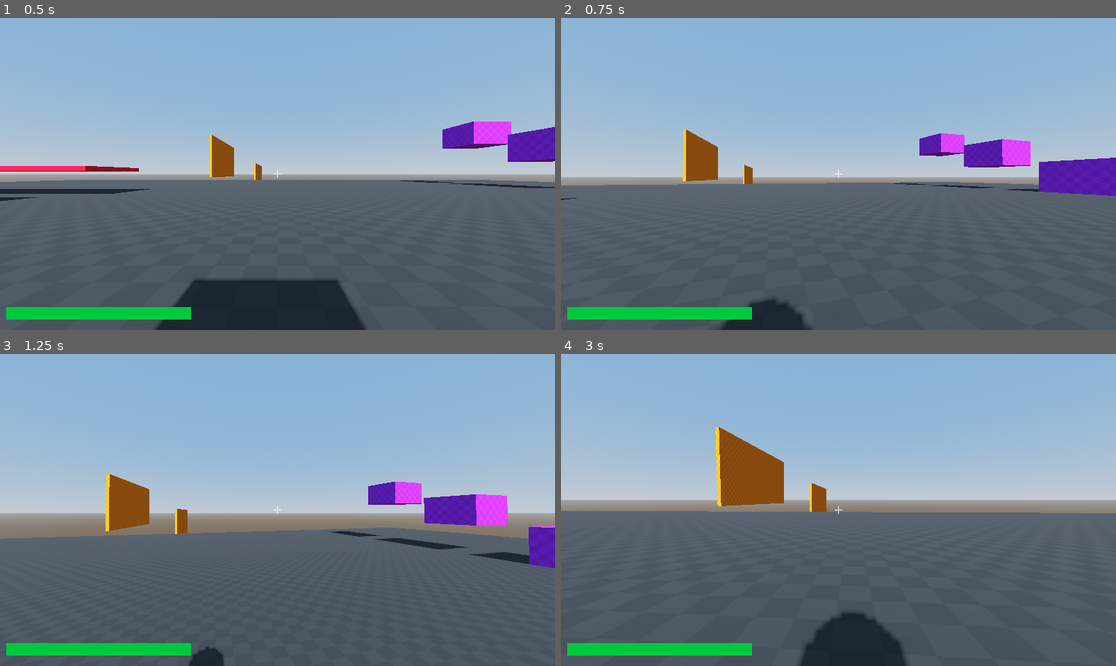
Above: before the commit, frames 1-4 (two rows, left to right).
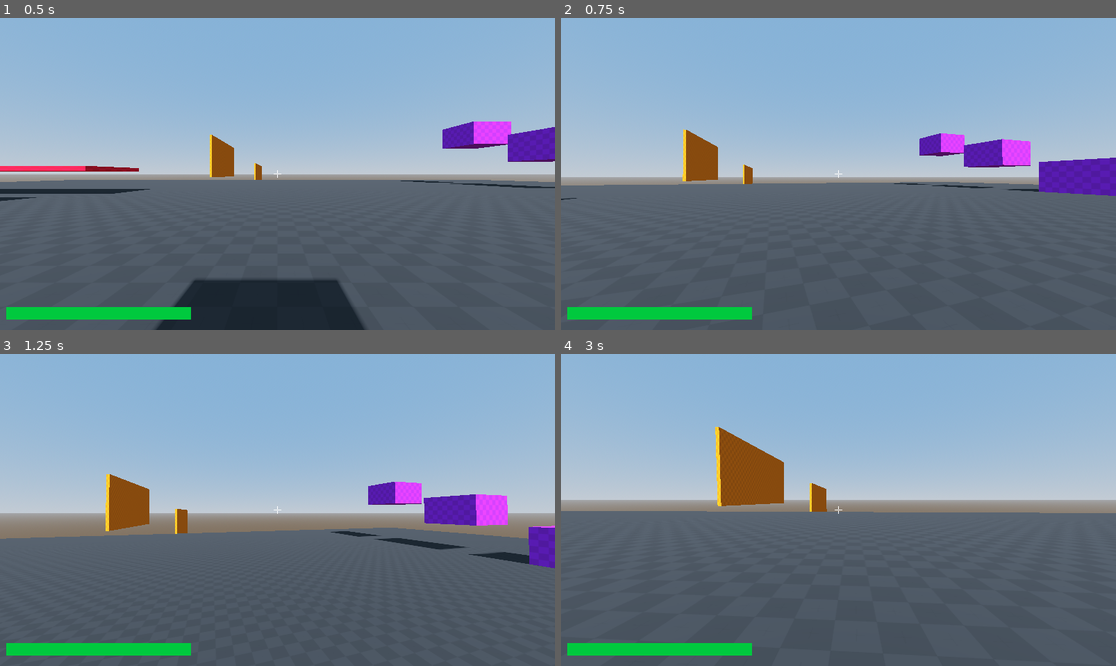
Above: after the commit, the same moments.

Repository: Lilhappy19/Karlson_remaster
Game: Godot game, scene res://scenes/main.tscn
Two runs of this game, one before a commit and one after it. Both use one fixed random seed, a clock stepped at 60 frames per second and the inputs below.
Inputs (mouse positions are in pixels of both pictures, inside the frame that each line leads up to):
- Up to frame 1 (0.5 s): no input
- Up to frame 2 (0.75 s): tap Enter at 0.5 s; move the mouse to (866, 174) at 0.52 s; press the mouse at (866, 174) at 0.53 s; hold W (Move_Forward) from 0.53 s (still down)
- Up to frame 3 (1.25 s): keep holding W (Move_Forward); tap Space (Move_Jump) at 0.77 s
- Up to frame 4 (3 s): keep holding W (Move_Forward); move the mouse to (810, 510) at 1.27 s; release the mouse at (810, 510) at 1.28 s; tap C (Move_Crouch_Slide) at 1.35 s; tap Space (Move_Jump) at 1.52 s; move the mouse to (849, 503) at 2.02 s; hold Shift (Move_Sprint) 2.03-2.78 s; move the mouse to (832, 516) at 2.77 s; click (832, 516) at 2.85 s

Frame 1 is identical in both runs. In frame 2, 1.0% of the frame differs, in the area x 28-46%, y 89-100%; in frame 3, 0.3%; in frame 4, 2.4%, in the area x 42-63%, y 82-100%.

Commit message:
update: remove player shadow

Diff:
--- a/scenes/player.tscn
+++ b/scenes/player.tscn
@@ -41,6 +41,7 @@
 camera_sensitivity = 0.5
 
 [node name="StandardShape" type="MeshInstance3D" parent="." unique_id=1943163866]
+cast_shadow = 0
 mesh = SubResource("CapsuleMesh_sugp2")
 
 [node name="StandardCollison" type="CollisionShape3D" parent="." unique_id=102568789]
@@ -84,6 +85,7 @@
 
 [node name="CrouchShape" type="MeshInstance3D" parent="." unique_id=322115859]
 transform = Transform3D(1, 0, 0, 0, 1, 0, 0, 0, 1, 0, -0.24349904, 0)
+cast_shadow = 0
 mesh = SubResource("CapsuleMesh_g2els")
 
 [node name="CrouchCheck" type="RayCast3D" parent="." unique_id=422085462]
Not shown, changed: Game/Linux/Karlson_remaster.exe.pck
Not shown, changed: Game/Windows/Karlson_remaster.pck
